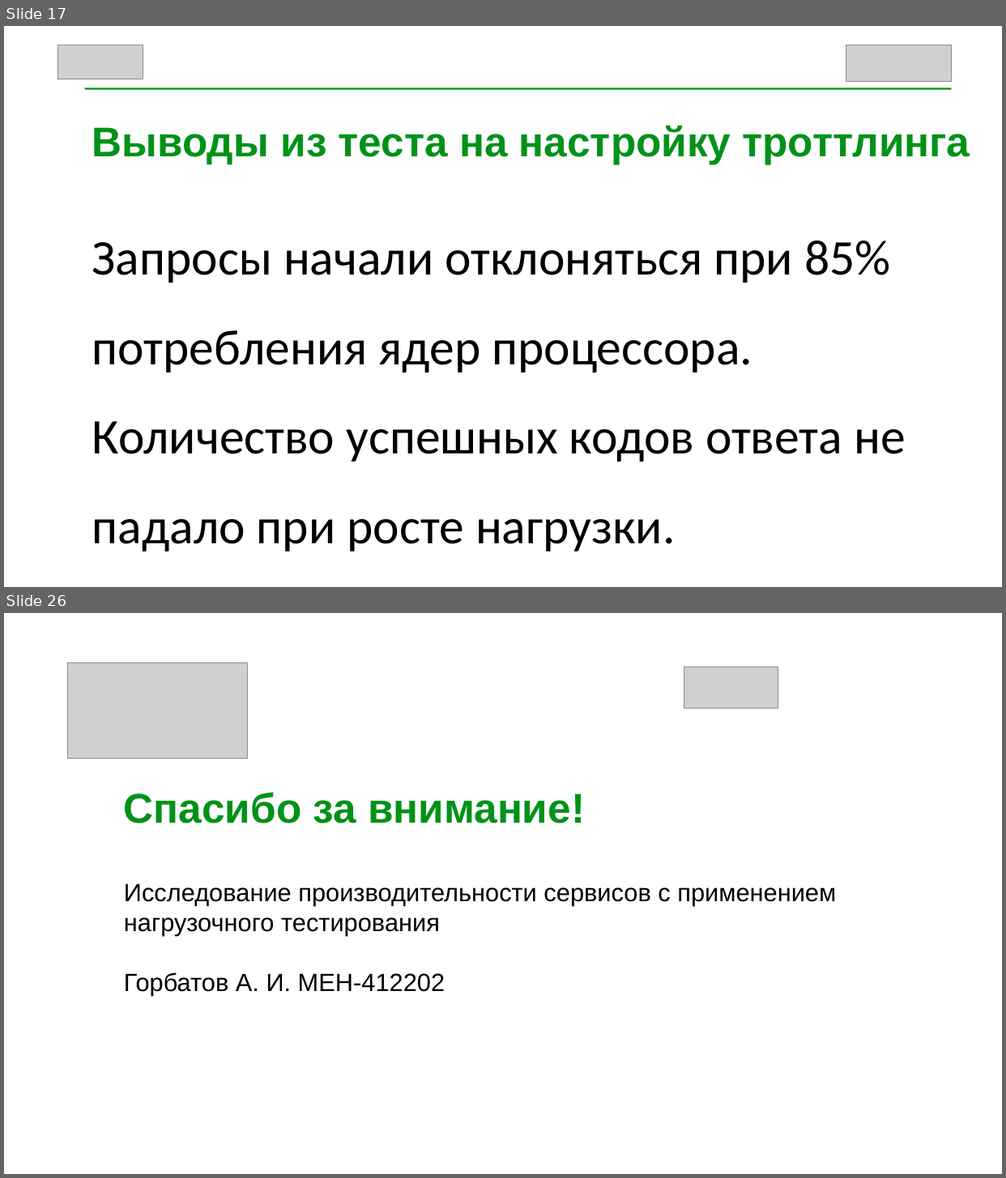
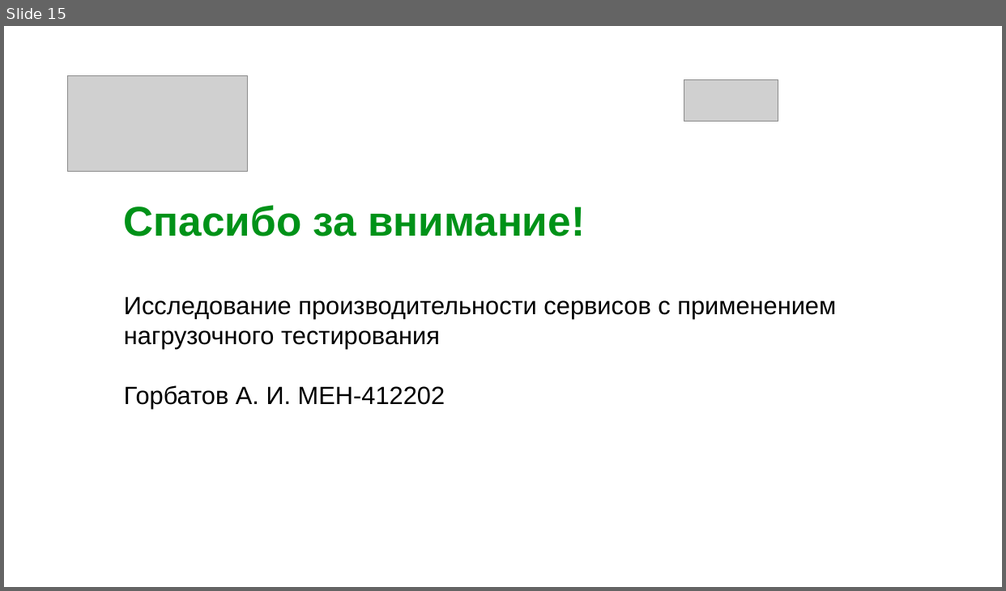
Before and after one commit to SilversShade/diplom-epta, a slide deck: Slides.pptx. Shown one above the other, each under a label of ours: slides 17 and 26 before the commit, slide 15 after it; the slides between them are not shown. The pictures are 1006x1178 and 1006x591 pixels, drawn with LibreOffice and Linux fonts; fonts in the diff are those of the drawing; grey boxes stand for pictures; background and template pictures are left out. Boxes give left, top, right and bottom in pixels: in the first picture for what was removed or moved away, otherwise in the second. Text is boxed around its words. In the diff, an @@ line names an element or a change of style, - is before the commit and + after.

```diff
--- a/Slides.pptx
+++ b/Slides.pptx
@@ slide 17 removed at (x1=4, y1=26, x2=1002, y2=587), background #FFFFFF @@
@@ picture removed at (x1=57, y1=45, x2=143, y2=79) @@
@@ picture removed at (x1=846, y1=45, x2=951, y2=81) @@
@@ rectangle removed at (x1=85, y1=88, x2=952, y2=90) @@
@@ text removed at (x1=92, y1=125, x2=970, y2=165) @@
-Выводы из теста на настройку троттлинга
@@ text removed at (x1=92, y1=241, x2=905, y2=552) @@
-Запросы начали отклоняться при 85% потребления ядер процессора.
-Количество успешных кодов ответа не падало при росте нагрузки.
@@ what was slide 26 is now slide 15 @@
```
Also in this commit, not shown: 10 slides changed, 1 slide added, 11 other slides removed.
